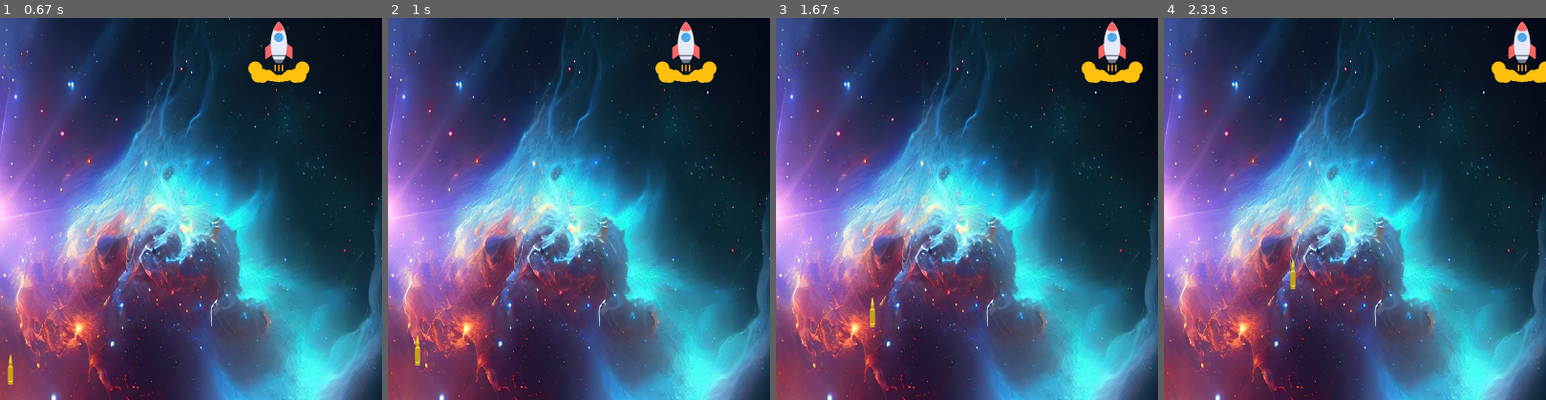
Above: before the commit, frames 1-4 (left to right).
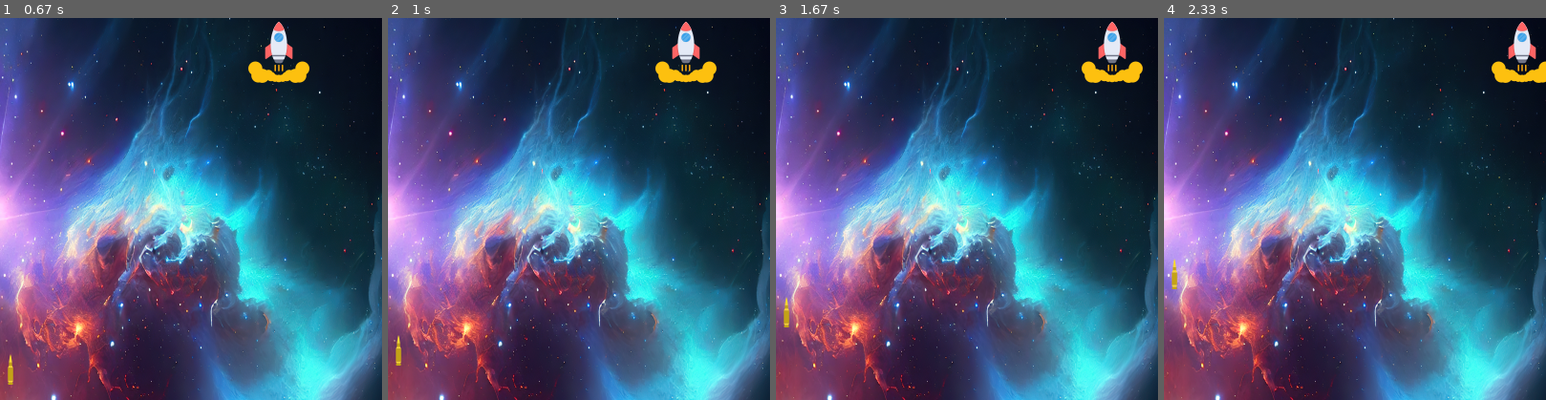
Above: after the commit, the same moments.

Repository: najmussakib01/Shooting_Rocket_Pygame_Practice
Game: pygame game, started from main.py
Same seed, same stepped clock (60 frames per second), same inputs: the game is played once before the commit and once after it.
Inputs:
- Up to frame 1 (0.67 s): tap Space at 0.33 s
- Up to frame 2 (1 s): hold Right from 0.67 s (still down); tap Space at 0.73 s
- Up to frame 3 (1.67 s): tap Space at 1.03, 1.23, 1.53 s; release Right at 1.13 s; hold Right 1.17-1.63 s
- Up to frame 4 (2.33 s): hold Left 1.67-2.2 s; tap Space at 1.73, 2.03, 2.3 s; hold Left from 2.23 s (still down)
The pictures show only the part of the screen within x 49-99%, y 17-67%; the shares and areas given below are measured in that part.

Frame 1 is identical in both runs. In frame 2, 0.2% of the frame differs, in the area x 2-9%, y 83-91%; in frame 3, 0.2%; in frame 4, 0.2%, in the area x 2-35%, y 63-71%.

Commit message:
Fix bullet movement

Diff:
--- a/main.py
+++ b/main.py
@@ -51,7 +51,9 @@
             if event.key == pygame.K_RIGHT:
                 playerX_change += 1
             if event.key == pygame.K_SPACE:
-                fire_bullet(playerX, bulletY)
+                if not visible_bullet:
+                    bulletX = playerX
+                    fire_bullet(bulletX, bulletY)
             '''
             if event.key == pygame.K_UP:
                 playerY_change -= 0.1
@@ -79,9 +81,16 @@
     elif enemyX >= 736:
         enemyX_change = -0.3
 
+
+    if bulletY <= -64:
+        bulletY = 500
+        visible_bullet = False
+
+
     if visible_bullet:
-        fire_bullet(playerX, bulletY)
+        fire_bullet(bulletX, bulletY)
         bulletY -= bulletY_change
+
 
     player_draw(playerX, playerY)
     enemy_draw(enemyX, enemyY)
